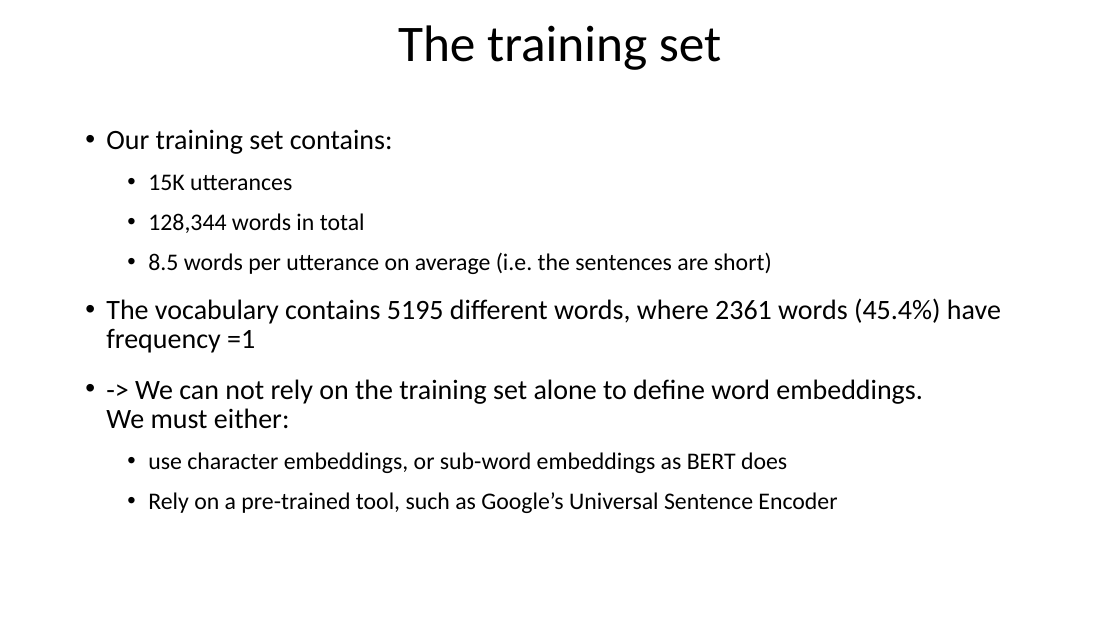
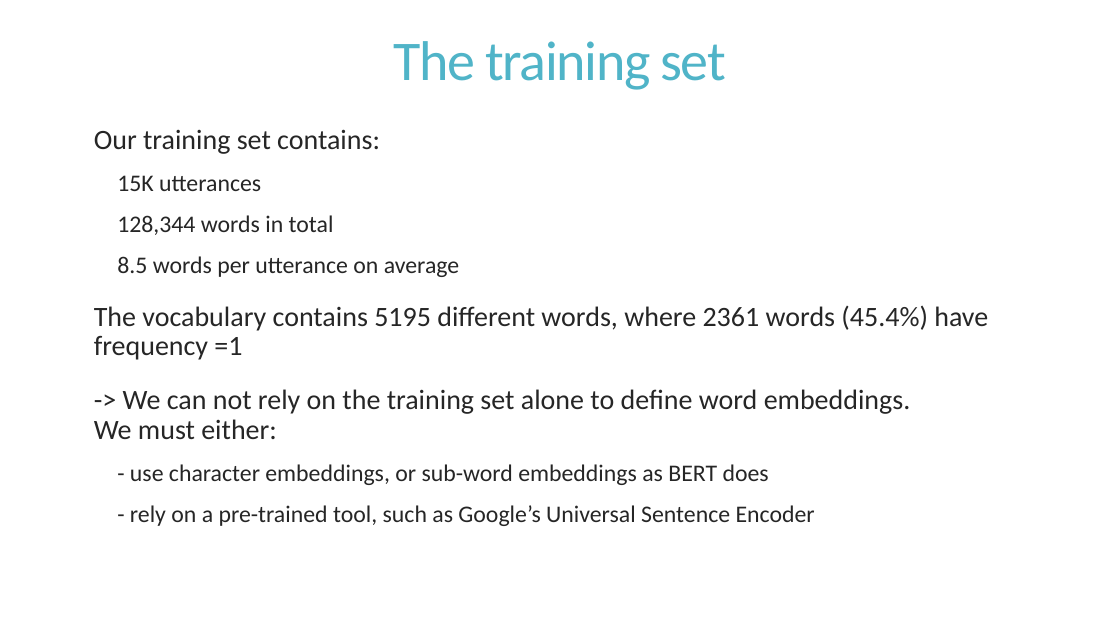
Before and after one commit to AndreaLK3/IntentRecognition, a slide deck: slide 8 of IntentDetectionAndTask.pptx (slide 7 before the commit). Drawn at 1120x630 pixels with LibreOffice and Linux fonts; fonts in the diff are those of the drawing. Boxes give left, top, right and bottom in pixels: in the first picture for what was removed or moved away, otherwise in the second. Text is boxed around its words. In the diff, an @@ line names an element or a change of style, - is before the commit and + after.

```diff
--- a/IntentDetectionAndTask.pptx
+++ b/IntentDetectionAndTask.pptx
@@ title "The training set": place and size @@
-title "The training set" at [398, 25, 722, 70]
+title "The training set" at [394, 41, 725, 90]
@@ title "The training set" at [394, 41, 725, 90]: size 44 to 48 pt, text colour #000000 to #50B4C8, letter spacing 0 to -1.2 pt; line spacing 0.9 to 0.85 @@
@@ text at [94, 129, 988, 439]: text colour #000000 to #262626 in "Our training set contains:", "15K utterances", "128,344 words in total", "The vocabulary contains 5195 different words, where ..." and 1 more places; bullet • to  ; more space between paragraphs @@
@@ text at [117, 256, 459, 277]: text changed; text colour #000000 to #262626 @@
-  • 8.5 words per utterance on average (i.e. the sentences are short)
+    8.5 words per utterance on average
@@ text at [130, 464, 815, 526]: text changed; text colour #000000 to #262626 @@
-  • use character embeddings, or sub-word embeddings as BERT does
-  • Rely on a pre-trained tool, such as Google’s Universal Sentence Encoder
+    - use character embeddings, or sub-word embeddings as BERT does
+    - rely on a pre-trained tool, such as Google’s Universal Sentence Encoder
```
Also in this commit, not shown: 11 other slides changed, 3 slides added, 1 slide removed, 11 other files.
